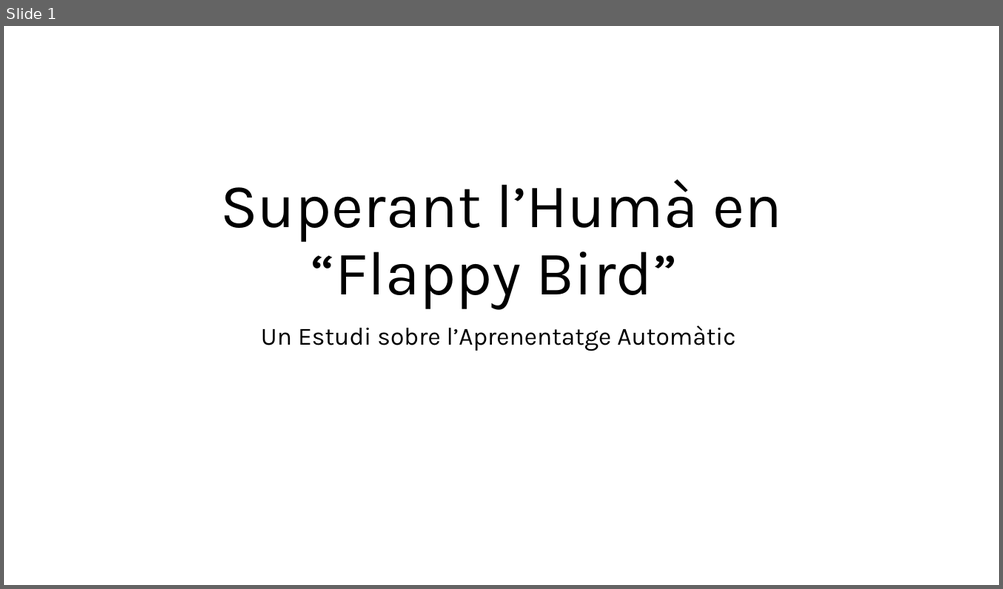
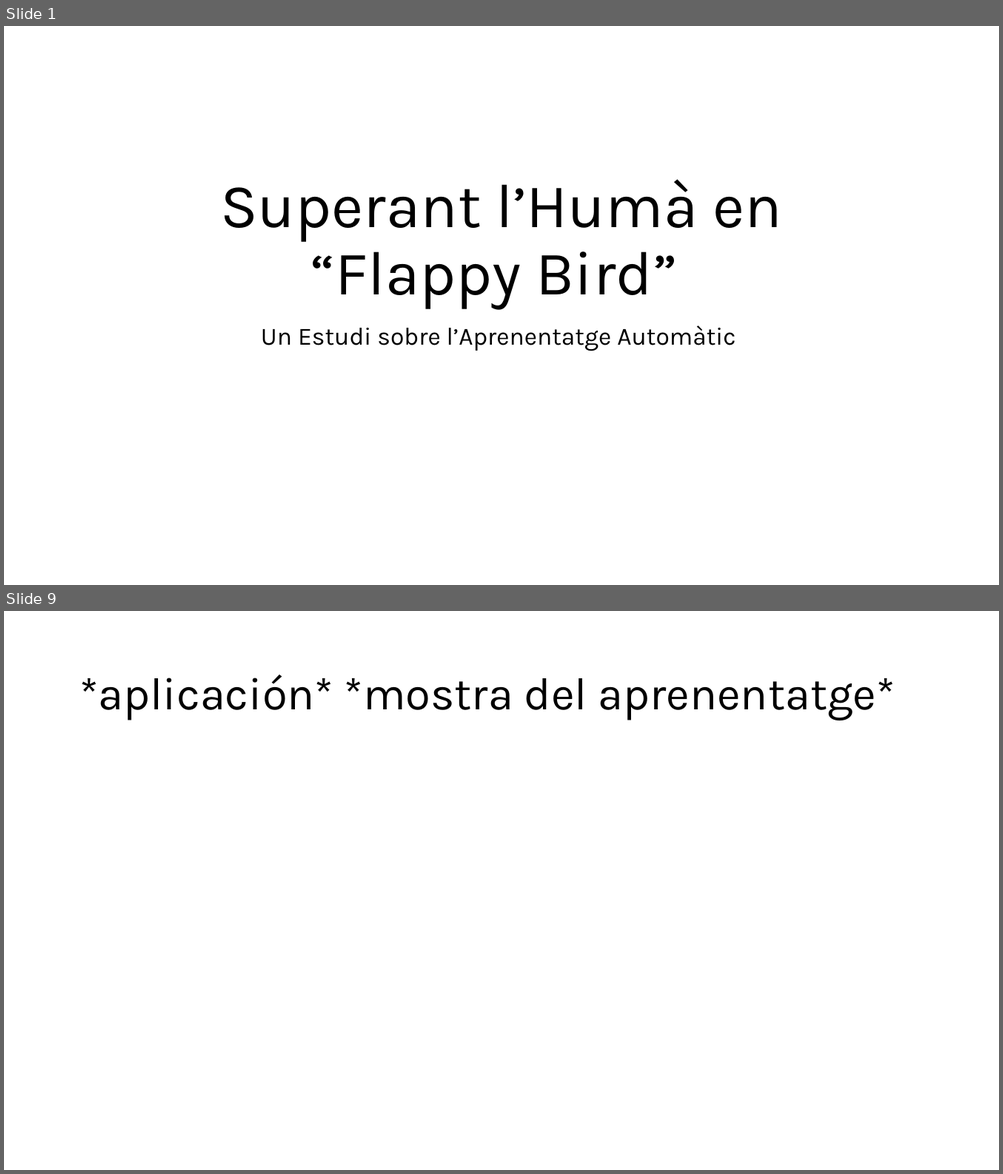
Before and after one commit to FerrerJan/Treball-de-Recerca-IA, a slide deck: TR_ESCRIT/SUPERANT-L'HUMÀ.pptx. Shown one above the other, each under a label of ours: slide 1 before the commit, slides 1 and 9 after it; the slides between them are not shown. The pictures are 1003x589 and 1003x1174 pixels, drawn with LibreOffice and Linux fonts; fonts in the diff are those of the drawing. Boxes give left, top, right and bottom in pixels: in the first picture for what was removed or moved away, otherwise in the second. Text is boxed around its words. In the diff, an @@ line names an element or a change of style, - is before the commit and + after.

```diff
--- a/TR_ESCRIT/SUPERANT-L'HUMÀ.pptx
+++ b/TR_ESCRIT/SUPERANT-L'HUMÀ.pptx
@@ slide 9 added at [4, 611, 999, 1170], background #FFFFFF @@
@@ title added at [79, 675, 895, 721], 44 pt, text #000000 @@
+*aplicación* *mostra del aprenentatge*
```
Also in this commit, not shown: 12 other slides added, 1 slide removed.
